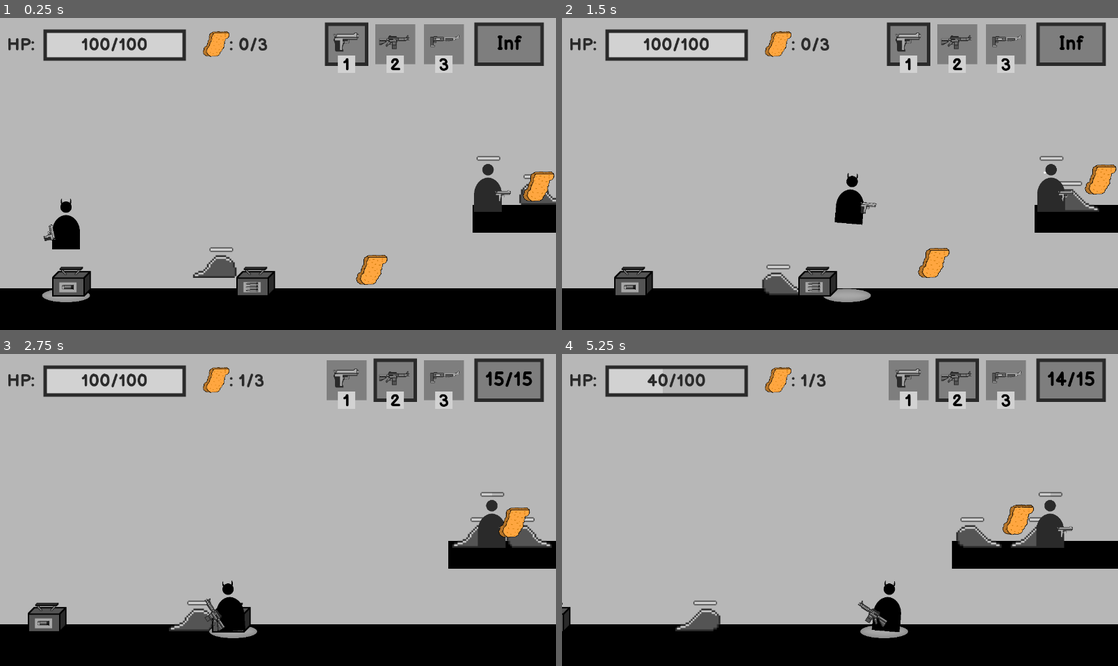
Above: before the commit, frames 1-4 (two rows, left to right).
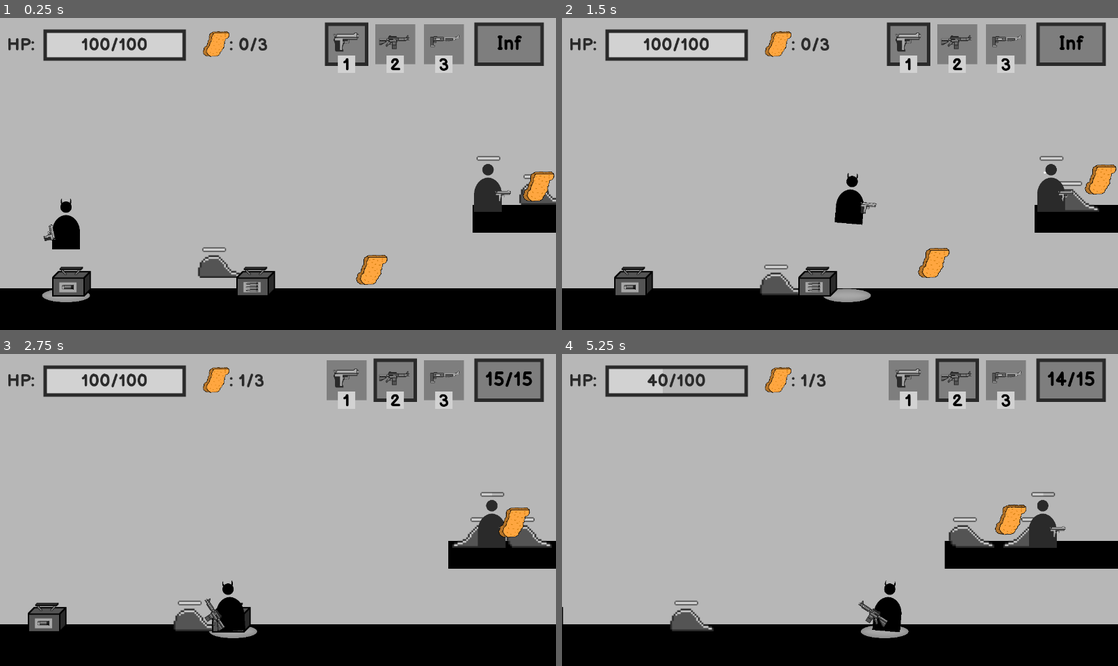
Above: after the commit, the same moments.

Repository: BesterCoder/nuggie-collector
Game: Godot game, scene res://levels/level_001.tscn
Two runs of this game, one before a commit and one after it. Both use one fixed random seed, a clock stepped at 60 frames per second and the inputs below.
Inputs (mouse positions are in pixels of both pictures, inside the frame that each line leads up to):
- Up to frame 1 (0.25 s): no input
- Up to frame 2 (1.5 s): move the mouse to (812, 236) at 0.52 s; press the mouse at (812, 236) at 0.53 s; hold D (move_right) from 0.53 s (still down); tap W (jump) at 0.77 s; move the mouse to (1006, 220) at 1.27 s; release the mouse at (1006, 220) at 1.28 s; tap 1 (select_pistol) at 1.35 s
- Up to frame 3 (2.75 s): tap W (jump) at 1.52 s; move the mouse to (111, 463) at 2.02 s; release D (move_right) at 2.03 s; hold A (move_left) from 2.03 s (still down); tap 2 (select_rifle) at 2.1 s
- Up to frame 4 (5.25 s): move the mouse to (867, 510) at 2.77 s; tap 3 (select_shotgun) at 2.85 s; tap W (jump) at 3.02, 3.77, 4.52 s; move the mouse to (756, 432) at 3.52 s; press the mouse at (756, 432) at 3.53 s; move the mouse to (962, 494) at 4.27 s; release A (move_left) at 4.28 s; release the mouse at (962, 494) at 4.28 s; hold D (move_right) from 4.28 s (still down); tap 1 (select_pistol) at 4.35 s; move the mouse to (728, 525) at 5.02 s; tap 2 (select_rifle) at 5.1 s

The runs differ from the first frame. In frame 1, 0.3% of the frame differs, in the area x 34-44%, y 73-84%; in frame 2, 0.1%; in frame 3, 0.3%; in frame 4, 2.1%, in the area x 0-92%, y 44-92%.

Commit message:
Enemies can now be set to stay still

Diff:
--- a/characters/enemies/EnemyBase.gd
+++ b/characters/enemies/EnemyBase.gd
@@ -15,6 +15,7 @@
 export var detects_cliffs = true
 export var hp_amount : int = 2
 export var movement_range: int = -1
+export var moving: bool = true
 export var damage_number: PackedScene
 
 func hurt():
@@ -68,6 +69,9 @@
 		_child_change_direction()
 
 	var x_move = speed * direction
+	if not moving:
+		x_move = 0
+
 	moved_amount += x_move * delta
 	velocity.y += 20
 	velocity.x = x_move
--- a/characters/enemies/slime/EnemySlime.gd
+++ b/characters/enemies/slime/EnemySlime.gd
@@ -3,7 +3,8 @@
 
 func _child_ready():
 
-	$SlimeAnimation.play("moving")
+	if moving:
+		$SlimeAnimation.play("moving")
 
 	if direction == DIR_LEFT:
 		$SlimeAnimation.flip_h = true
--- a/levels/level_001.tscn
+++ b/levels/level_001.tscn
@@ -58,6 +58,7 @@
 position = Vector2( 504, 352 )
 detects_cliffs = false
 movement_range = 10
+moving = false
 
 [node name="EnemySlime4" parent="Enemies" instance=ExtResource( 5 )]
 position = Vector2( 3744, 352 )
@@ -79,6 +80,7 @@
 [node name="EnemyShooter3" parent="Enemies" instance=ExtResource( 9 )]
 position = Vector2( 3024, 64 )
 scale = Vector2( 0.25, 0.25 )
+moving = false
 
 [node name="EnemyShooter4" parent="Enemies" instance=ExtResource( 9 )]
 position = Vector2( 6808, 32 )
